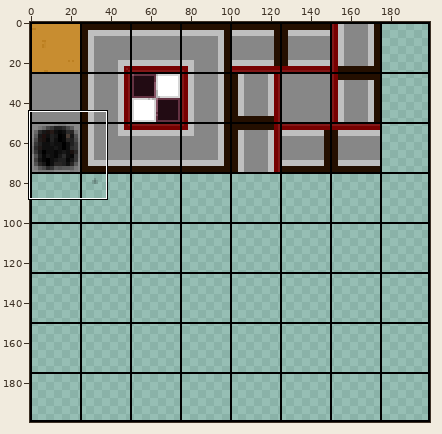
Sprite sheet, stored at deploy/assets/tiles/tileset.png. Above: a wide view before the commit, with the close-up outlined.
Close-up. Old version:
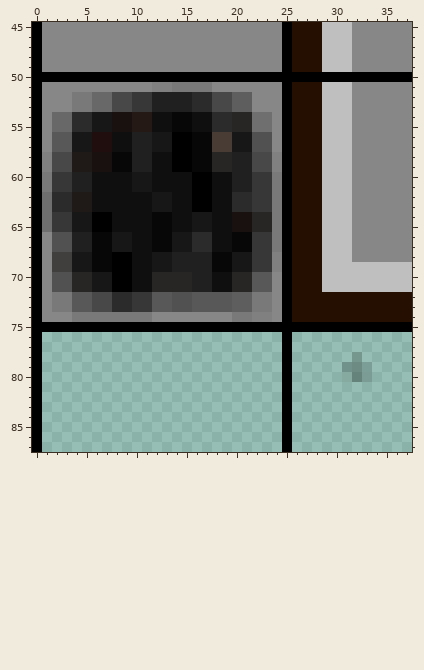
The file is 200x200 pixels. Pixels under 10% opacity are left out. Colours within 5 levels of each other are drawn and written as one. Shown: x 0..37, y 45..87.
Once edited:
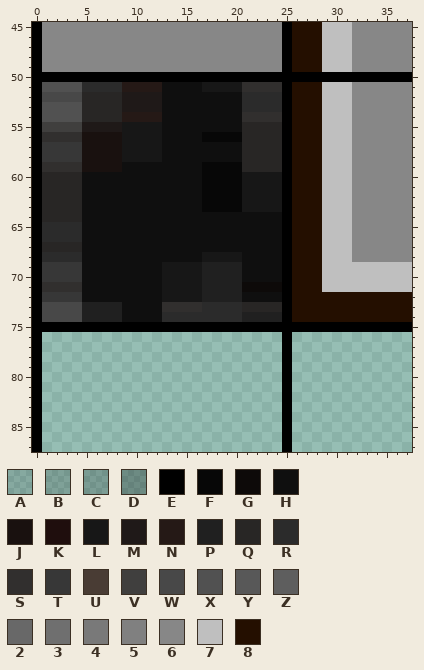
Palette (. is transparent): A #0000001c  B #00000027  C #0000002e  D #00000045  E #000000  F #070707  G #0d0a09  H #0f0f0f  J #19110f  K #1f0e0d  L #171717  M #1f1918  N #251916  P #202020  Q #282625  R #2b2b2b  S #312f2e  T #373737  U #493c34  V #403f3e  W #484848  X #515151  Y #585858  Z #5e5e5e  2 #686868  3 #6f6f6f  4 #797979  5 #808080  6 #878787  7 #bfbfbf  8 #240f00
From old to new:
Changed rows in their new state; - is an unchanged pixel.
first column x 1:
51 XXXXRRRRNNNNHHHHLLLLSSSS
52 WWWWQQQQMMMMHHHHHHHHRRRR
53 XXXXQQQQMMMMHHHHHHHHRRRR
54 XXXXQQQQN--N-HH--HHHSSSS
55 VVVVMMMMLLLL-HH--HHH-QQQ
56 SSSSJJJJLLL-HHHH-FFFQQQQ
57 TTTTJJJJLLL-HHHHHHHHQQQQ
58 TTTTJ--JLLLL-HHHHHHHQQQQ
59 SSSSJ--JHHH--HHH-FFFQQQQ
60 QQQQH----HH----HFFFFLLLL
61 QQQQH----HH----HFFFFLLLL
62 QQQQH------HH--HFFFFLLLL
63 QQQQH------HH--HFFFFLLLL
64 QQQQHHH----HH--HH--HHHHH
65 RRRRHHH----HH--HH--HHHHH
66 RRRRHHHHH--HHHHHH--HHHHH
67 QQQQHHHHH--HHHHHH--HHHHH
68 RRRRHHHHH--HHHHHLLL-HHHH
69 TTTTHHHHH--H-LLL-PPPHHHH
70 TTTTHHHHH--HLLLL-PPPHHHH
71 SSSSHHHHH--HLLLL-PPPGGGG
72 TTTTHHHHHHHHLLLLPPPPHHHH
73 WWWWPPPPHHHHSSSSRRRRQQQQ
74 WWWWPPPPHHHHRRRRRRRRPPPP
first column x 31:
78 -.-
79 ...
80 ...
Where, in picture pixels (left, top, right, bottom), the same in both close-ups:
changed: (42, 82, 282, 322)
erased: (342, 352, 372, 382)
